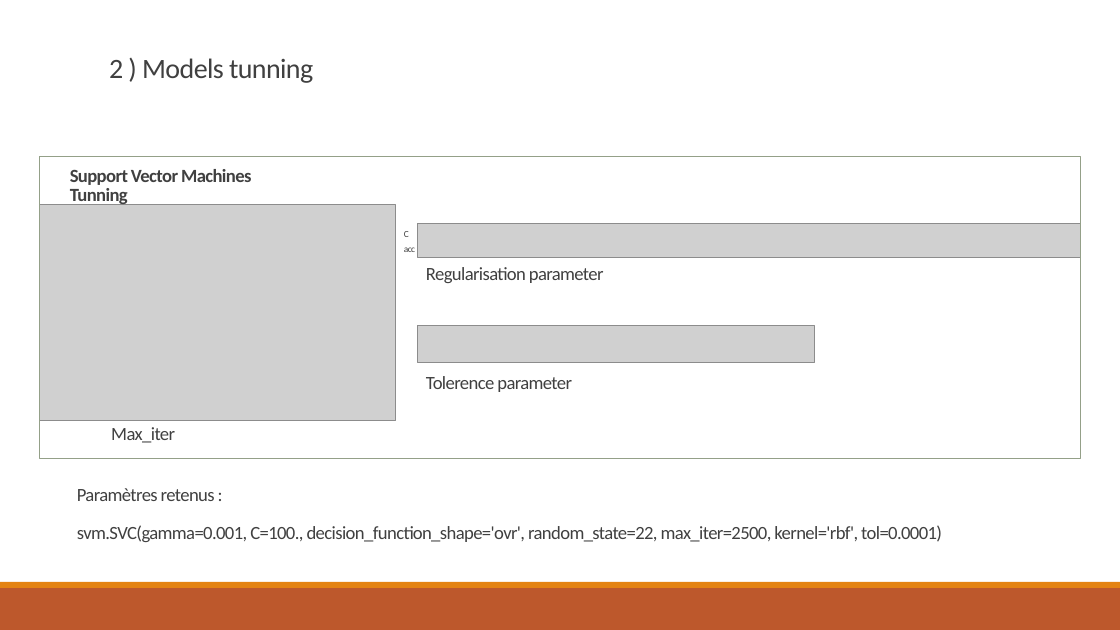
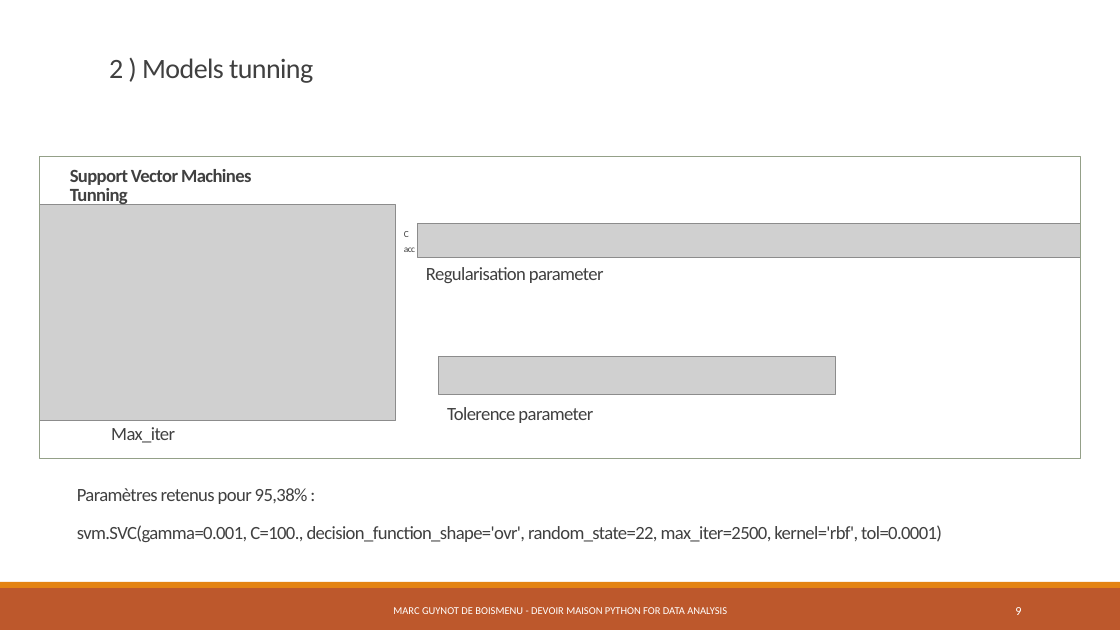
Before and after one commit to Koalananas/pythonfordata, a slide deck: slide 9 of rapport_marc_guynot.pptx. Drawn at 1120x630 pixels with LibreOffice and Linux fonts; fonts in the diff are those of the drawing; grey boxes stand for pictures. Boxes give left, top, right and bottom in pixels: in the first picture for what was removed or moved away, otherwise in the second. Text is boxed around its words. In the diff, an @@ line names an element or a change of style, - is before the commit and + after.

```diff
--- a/rapport_marc_guynot.pptx
+++ b/rapport_marc_guynot.pptx
@@ picture: place and size @@
-picture at bbox=[418, 325, 814, 363]
+picture at bbox=[439, 357, 835, 395]
@@ text "Tolerence parameter": place and size @@
-text "Tolerence parameter" at bbox=[426, 376, 572, 392]
+text "Tolerence parameter" at bbox=[447, 407, 593, 423]
@@ text at bbox=[77, 488, 308, 504]: text changed @@
-Paramètres retenus :
+Paramètres retenus pour 95,38% :
@@ text added at bbox=[393, 607, 727, 614], 9 pt, text #FFFFFF @@
+MARC GUYNOT DE BOISMENU - DEVOIR MAISON PYTHON FOR DATA ANALYSIS
@@ page number added at bbox=[1015, 607, 1021, 615], 10.5 pt, text #FFFFFF @@
+9
```
Also in this commit, not shown: 10 other slides changed, 1 slide added, 1 other file.
